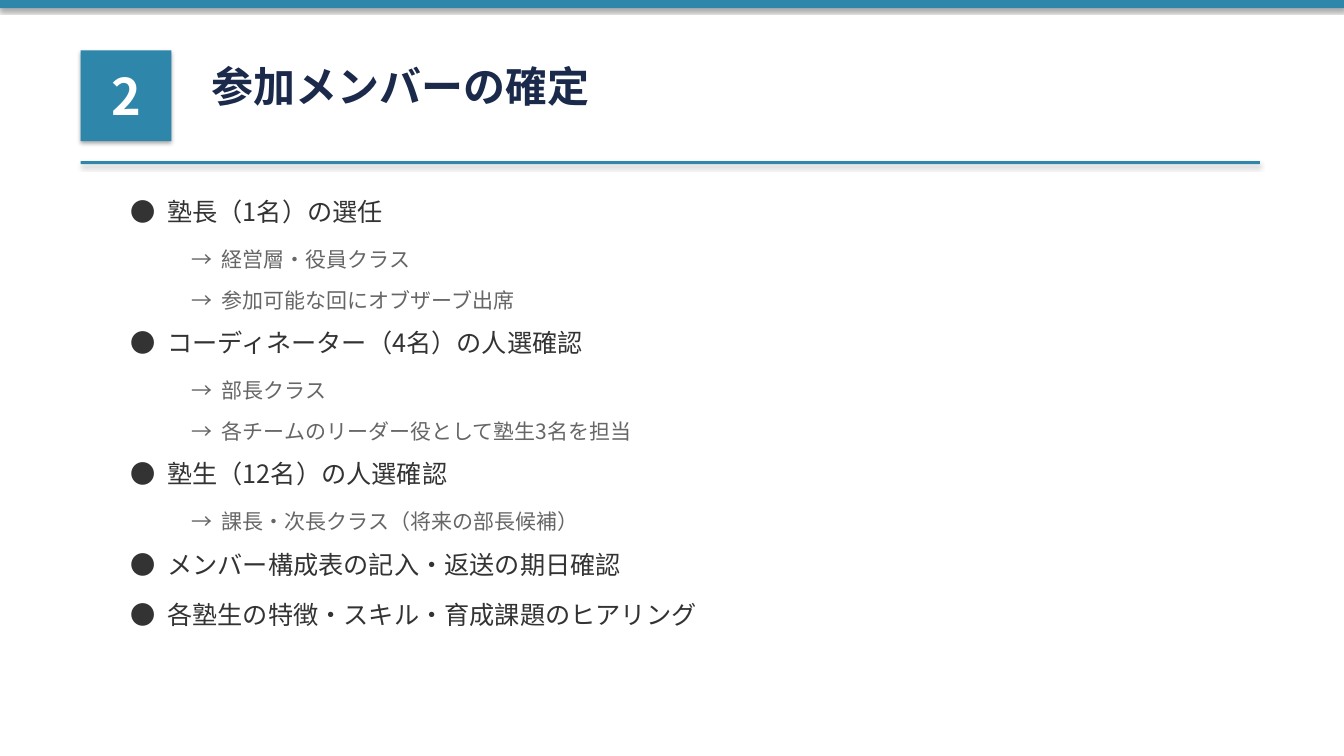
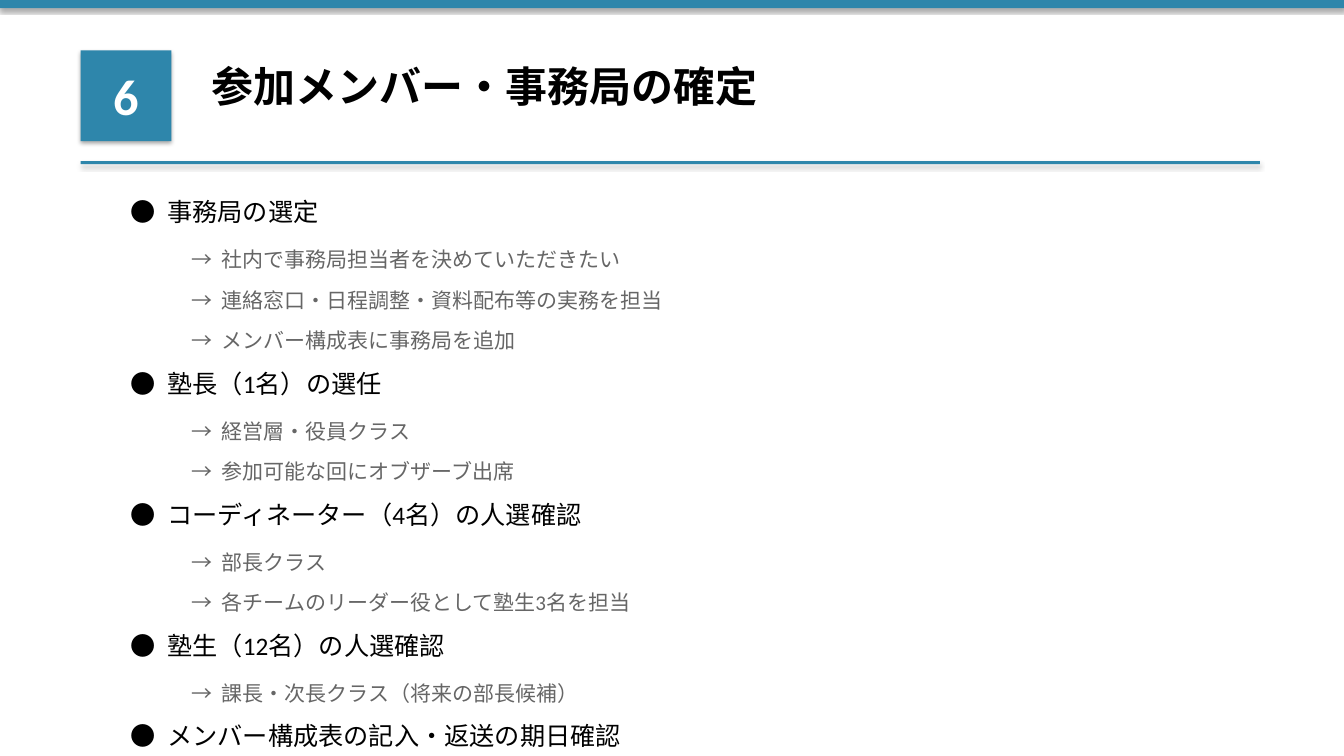
Before and after one commit to ennoshita-inc/training-taiko-kanri, a slide deck: slide 8 of clients/大晃産業/03_日程調整/【アジェンダ】20260323_打合せ.pptx (slide 4 before the commit). Drawn at 1344x756 pixels with LibreOffice and Linux fonts; fonts in the diff are those of the drawing. Boxes give left, top, right and bottom in pixels: in the first picture for what was removed or moved away, otherwise in the second. Text is boxed around its words. In the diff, an @@ line names an element or a change of style, - is before the commit and + after.

```diff
--- a/clients/大晃産業/03_日程調整/【アジェンダ】20260323_打合せ.pptx
+++ b/clients/大晃産業/03_日程調整/【アジェンダ】20260323_打合せ.pptx
@@ text in rectangle at [113, 80, 139, 116]: text changed; font Noto Sans CJK JP to Calibri @@
-2
+6
@@ text at [211, 66, 757, 106]: text changed; font Noto Sans CJK JP to Calibri; text colour #1B2A4A to #000000 @@
-参加メンバーの確定
+参加メンバー・事務局の確定
@@ text at [167, 199, 318, 223]: text changed; font Noto Sans CJK JP to Calibri; text colour #333333 to #000000 @@
-● 塾長（1名）の選任
+● 事務局の選定
@@ text at [222, 249, 621, 269]: text changed; font Noto Sans CJK JP to Calibri @@
-→ 経営層・役員クラス
+→ 社内で事務局担当者を決めていただきたい
@@ text at [222, 290, 663, 310]: text changed; font Noto Sans CJK JP to Calibri @@
-→ 参加可能な回にオブザーブ出席
+→ 連絡窓口・日程調整・資料配布等の実務を担当
@@ text added at [222, 330, 516, 350], 15 pt, text #666666 @@
+→ メンバー構成表に事務局を追加
@@ text added at [167, 371, 381, 396], 18 pt, text #000000 @@
+● 塾長（1名）の選任
@@ text at [222, 421, 411, 441]: text changed; font Noto Sans CJK JP to Calibri @@
-→ 各チームのリーダー役として塾生3名を担当
+→ 経営層・役員クラス
@@ text added at [222, 461, 515, 481], 15 pt, text #666666 @@
+→ 参加可能な回にオブザーブ出席
@@ text "→ 部長クラス" at [222, 552, 327, 572]: font Noto Sans CJK JP to Calibri @@
@@ text at [222, 592, 630, 612]: text changed; size 18 to 15 pt; font Noto Sans CJK JP to Calibri; text colour #333333 to #666666 @@
-● 各塾生の特徴・スキル・育成課題のヒアリング
+→ 各チームのリーダー役として塾生3名を担当
@@ 5 texts: place and size @@
-5 texts at [167, 330, 621, 576]
+5 texts at [167, 502, 621, 747]
@@ font Noto Sans CJK JP to Calibri, text colour #333333 to #000000 in 3 elements at [167, 502, 581, 527], [167, 723, 621, 747], [167, 633, 445, 658] @@
@@ text "→ 課長・次長クラス（将来の部長候補）" at [222, 683, 579, 703]: font Noto Sans CJK JP to Calibri @@
```
Also in this commit, not shown: 13 other slides changed, 3 slides added, 1 slide removed, 2 other files.
